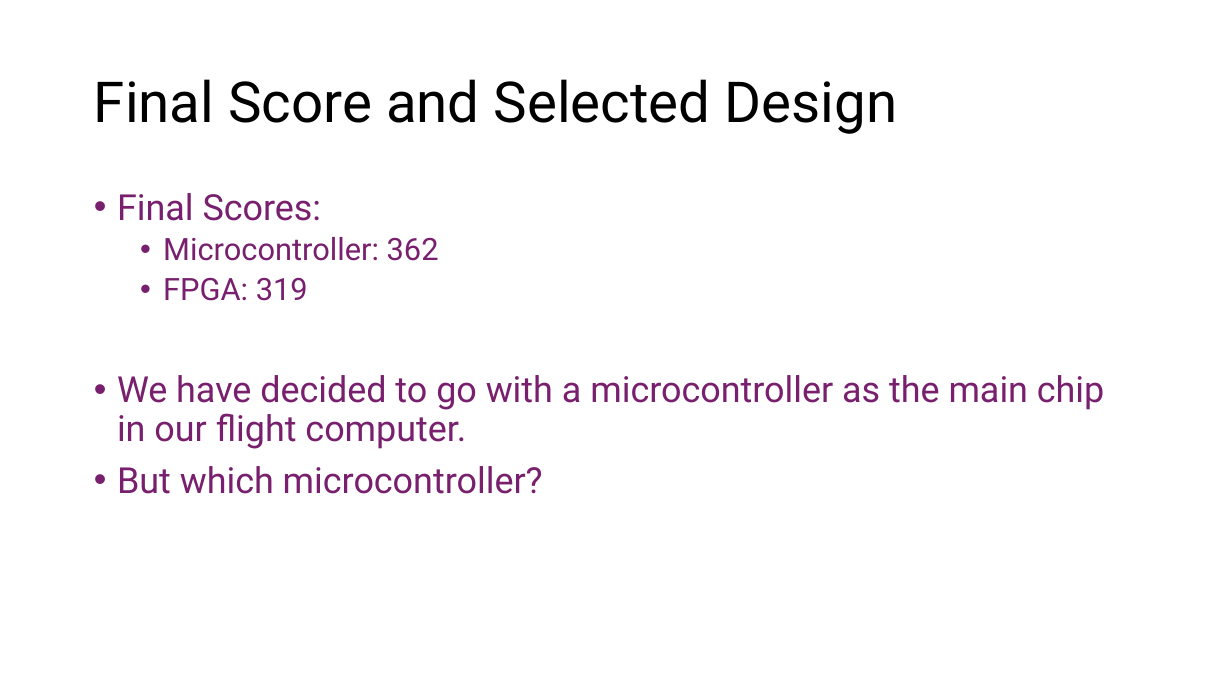
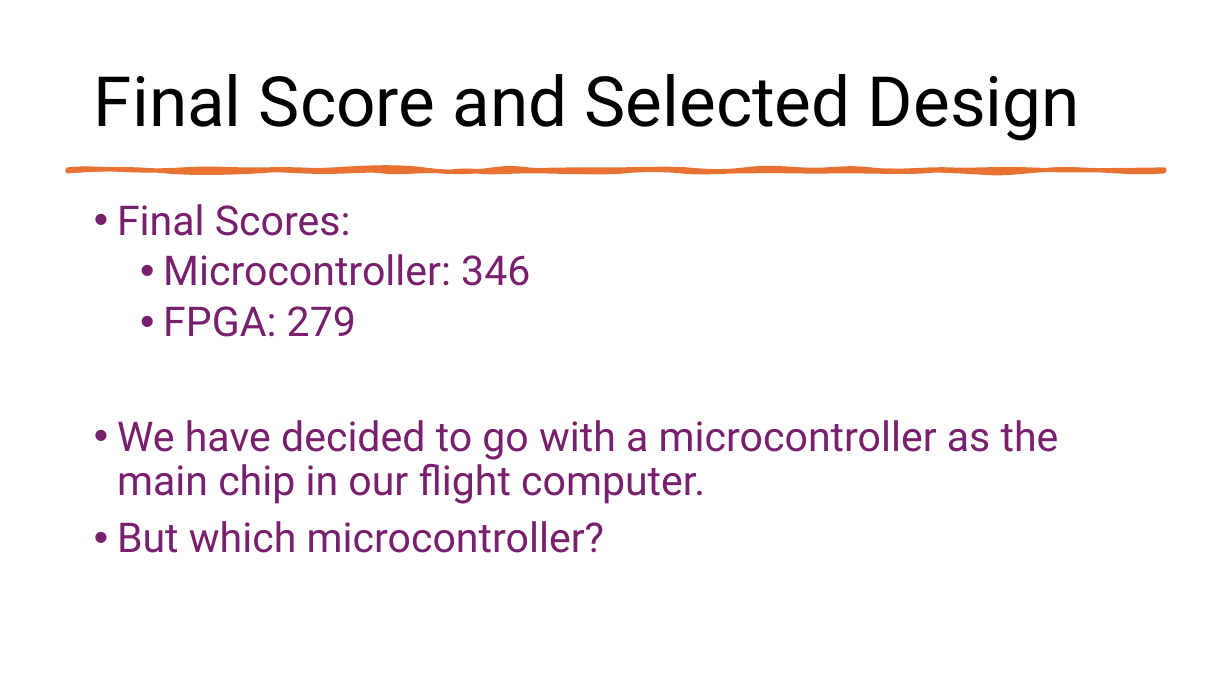
Before and after one commit to Tannyr-Singleterry/ECE590_SeniorDesign, a slide deck: slide 9 of Documents/CDR/CDR_Presentation.pptx. Drawn at 1232x693 pixels with LibreOffice and Linux fonts; fonts in the diff are those of the drawing. Boxes give left, top, right and bottom in pixels: in the first picture for what was removed or moved away, otherwise in the second. Text is boxed around its words. In the diff, an @@ line names an element or a change of style, - is before the commit and + after.

```diff
--- a/Documents/CDR/CDR_Presentation.pptx
+++ b/Documents/CDR/CDR_Presentation.pptx
@@ title "Final Score and Selected Design" at (x1=94, y1=74, x2=1080, y2=141): size 44 to 54 pt @@
@@ freeform shape added at (x1=67, y1=169, x2=1165, y2=171), fill #E97132, outline #E97132 3.25 pt @@
@@ text "Final Scores:" moved from (x1=117, y1=193, x2=1104, y2=494) to (x1=117, y1=204, x2=1059, y2=553) @@
@@ text at (x1=117, y1=204, x2=1059, y2=553): size 28 to 32 pt in "Final Scores:", "We have decided to go with a ...", "But which microcontroller?" @@
@@ text at (x1=163, y1=254, x2=530, y2=337): text changed; size 24 to 32 pt @@
-  • Microcontroller: 362
-  • FPGA: 319
+  • Microcontroller: 346
+  • FPGA: 279
```
Also in this commit, not shown: 9 other slides changed.
